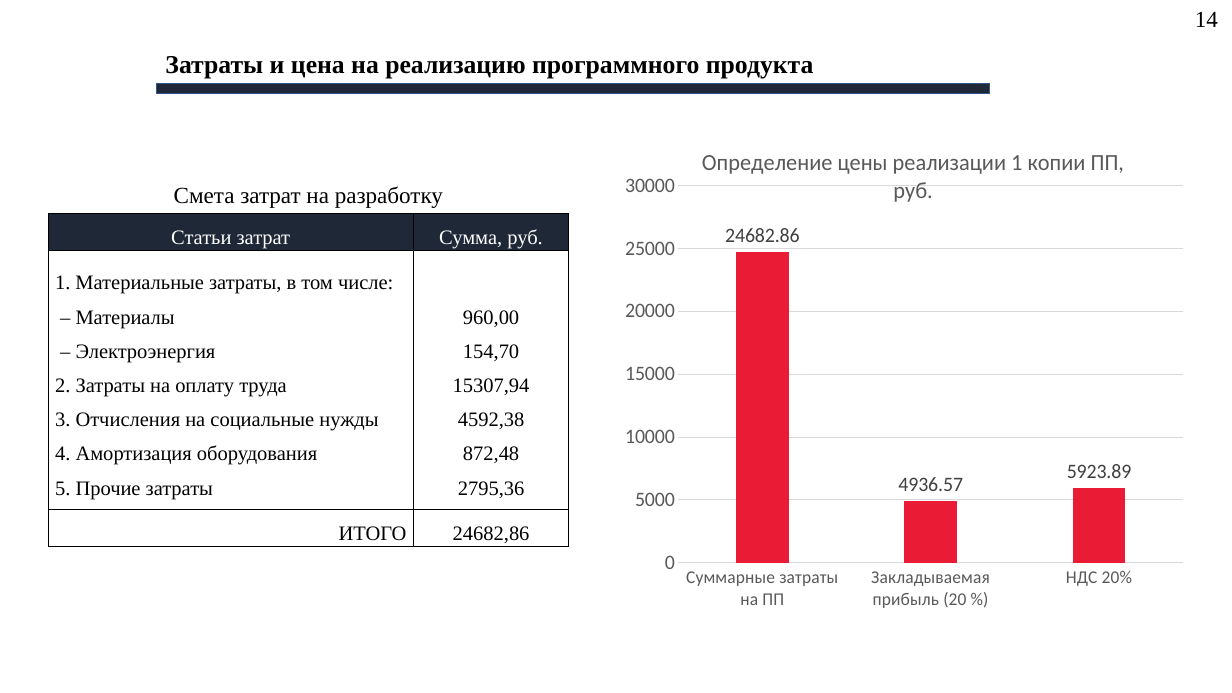
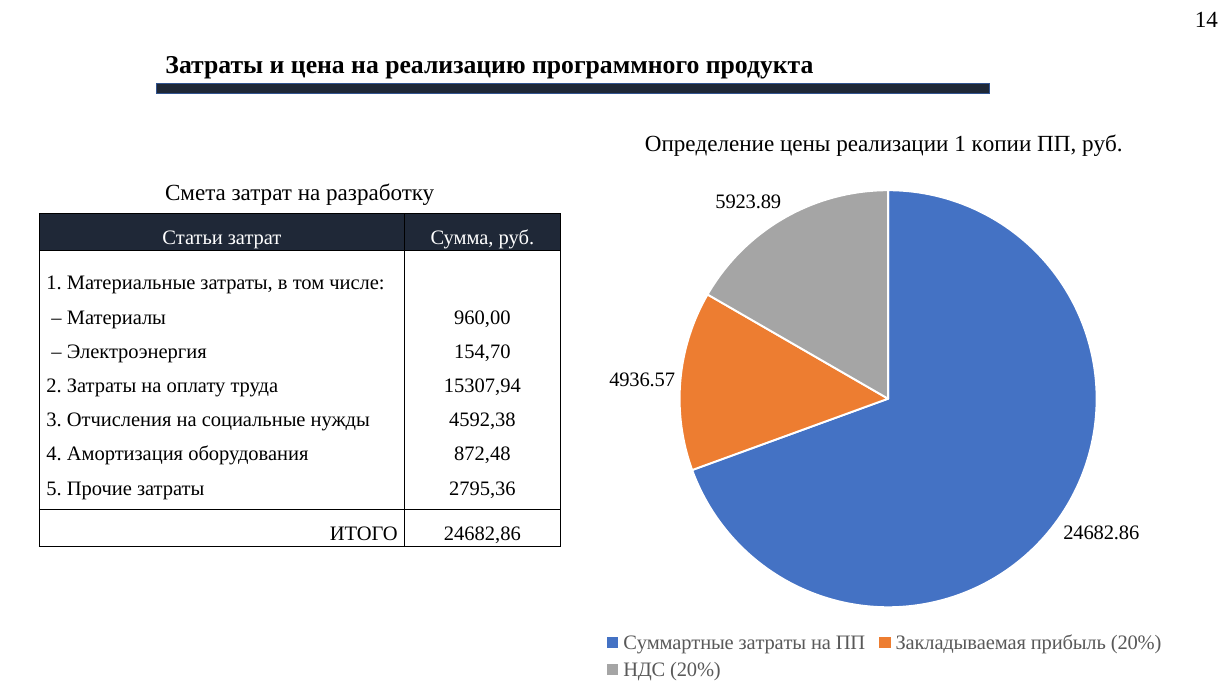
Before and after one commit to AlexeyBQS/Examwork, a slide deck: slide 14 of Presentation/Презентация.pptx. Drawn at 1232x693 pixels with LibreOffice and Linux fonts; fonts in the diff are those of the drawing; background and template pictures are left out. Boxes give left, top, right and bottom in pixels: in the first picture for what was removed or moved away, otherwise in the second. Text is boxed around its words. In the diff, an @@ line names an element or a change of style, - is before the commit and + after.

```diff
--- a/Presentation/Презентация.pptx
+++ b/Presentation/Презентация.pptx
@@ column chart at [569,107,1200,685] @@
@@ column chart to pie chart @@
-categories: Суммарные затраты на ПП, Закладываемая прибыль (20 %), НДС 20%
+categories: Суммартные затраты на ПП, Закладываемая прибыль (20%), НДС (20%)
@@ data labels of Series 1 changed @@
@@ colours of single points changed @@
@@ legend changed @@
@@ category axis changed @@
@@ value axis changed @@
@@ bar spacing changed @@
@@ plot area changed @@
@@ pie chart: place and size @@
-pie chart at [626,129,1185,621]
+pie chart at [569,107,1200,685]
@@ text "Смета затрат на разработку": place and size @@
-text "Смета затрат на разработку" at [174,186,443,208]
+text "Смета затрат на разработку" at [165,183,434,205]
@@ table: place and size @@
-table at [48,213,568,547]
+table at [40,213,560,547]
```
Also in this commit, not shown: 5 other slides changed, 2 other files.
